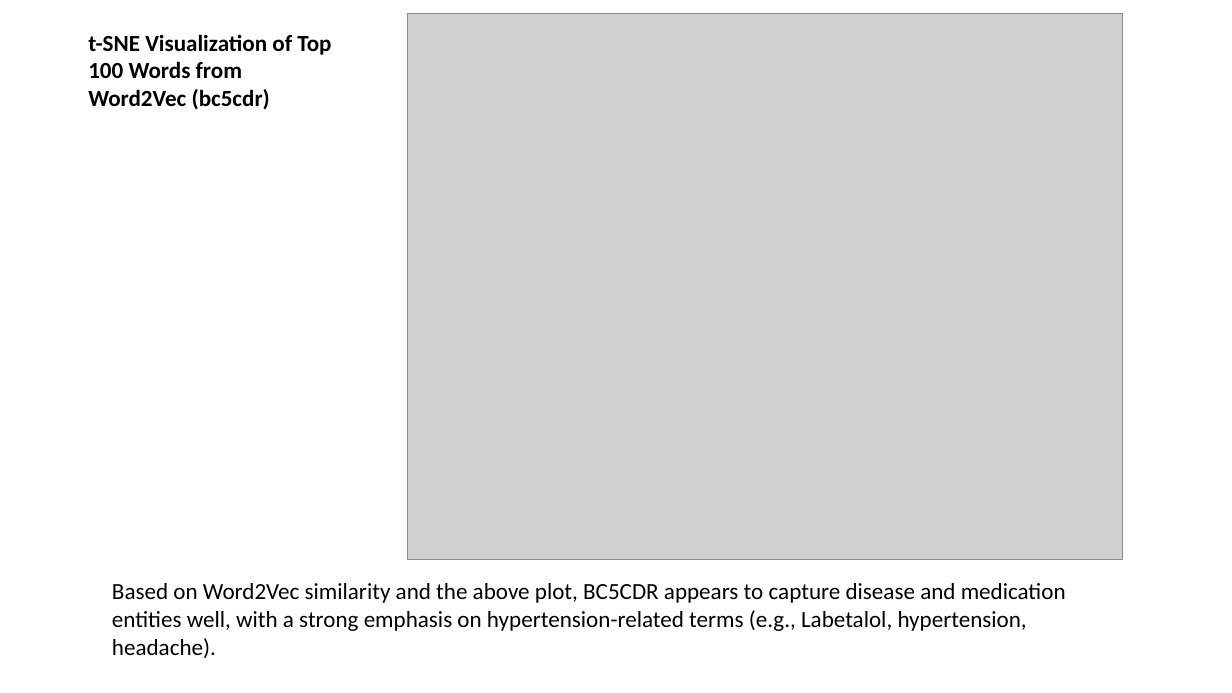
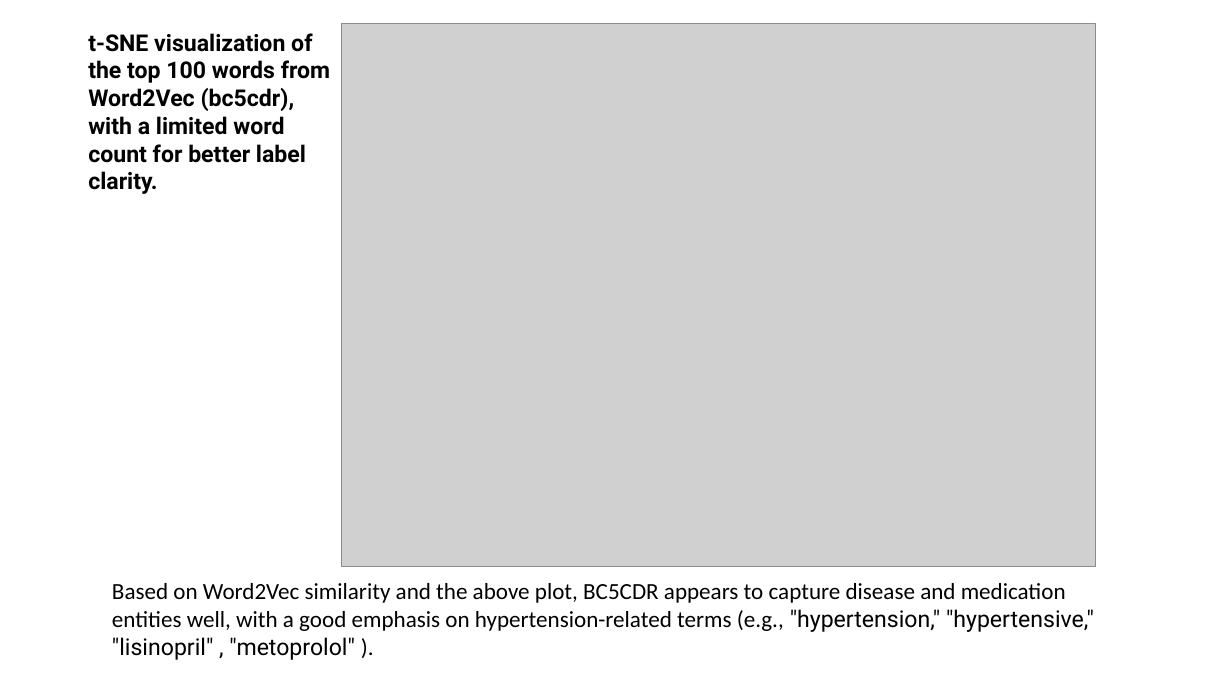
Before and after one commit to AnkitaSavaliya/AIH, a slide deck: slide 20 of MIMIC-III_NLP.pptx (slide 17 before the commit). Drawn at 1232x693 pixels with LibreOffice and Linux fonts; fonts in the diff are those of the drawing; grey boxes stand for pictures. Boxes give left, top, right and bottom in pixels: in the first picture for what was removed or moved away, otherwise in the second. Text is boxed around its words. In the diff, an @@ line names an element or a change of style, - is before the commit and + after.

```diff
--- a/MIMIC-III_NLP.pptx
+++ b/MIMIC-III_NLP.pptx
@@ picture resized from (x1=408, y1=13, x2=1122, y2=560) to (x1=342, y1=23, x2=1096, y2=567) @@
@@ text at (x1=88, y1=33, x2=330, y2=194): text changed; font Calibri to Roboto @@
-t-SNE Visualization of Top 100 Words from Word2Vec (bc5cdr)
+t-SNE visualization of the top 100 words from Word2Vec (bc5cdr), with a limited word count for better label clarity.
@@ text at (x1=112, y1=583, x2=1094, y2=660): text changed @@
-Based on Word2Vec similarity and the above plot, BC5CDR appears to capture disease and medication entities well, with a strong emphasis on hypertension-related terms (e.g., Labetalol, hypertension, headache).
+Based on Word2Vec similarity and the above plot, BC5CDR appears to capture disease and medication entities well, with a good emphasis on hypertension-related terms (e.g., "hypertension," "hypertensive," "lisinopril" , "metoprolol" ).
```
Also in this commit, not shown: 13 other slides changed, 7 slides added, 1 slide removed, 2 other files.
